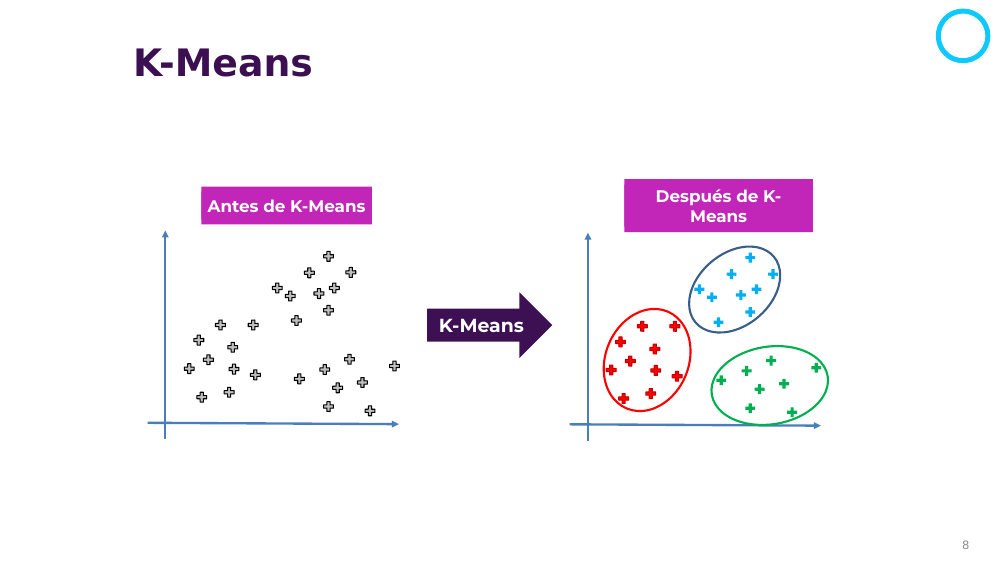
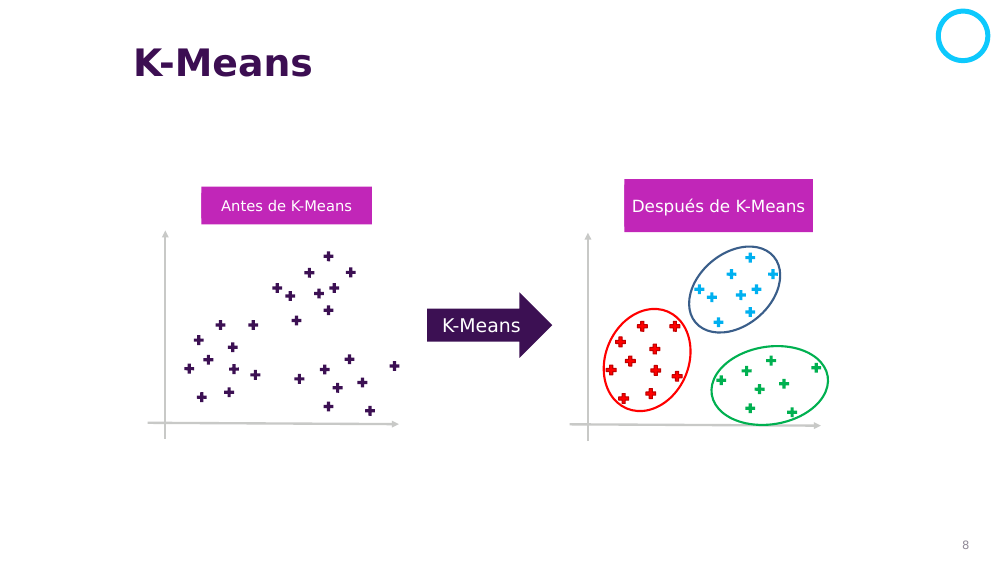
Before and after one commit to csameshiman/Axity_Curso_ML_2023, a slide deck: slide 8 of Diapositivas/Parte 04.Clustering/04_01_K-Means_Clustering.pptx. Drawn at 1008x567 pixels with LibreOffice and Linux fonts; fonts in the diff are those of the drawing; background and template pictures are left out. Boxes give left, top, right and bottom in pixels: in the first picture for what was removed or moved away, otherwise in the second. Text is boxed around its words. In the diff, an @@ line names an element or a change of style, - is before the commit and + after.

```diff
--- a/Diapositivas/Parte 04.Clustering/04_01_K-Means_Clustering.pptx
+++ b/Diapositivas/Parte 04.Clustering/04_01_K-Means_Clustering.pptx
@@ rectangle "Después de K-Means" at (625,179,813,232): font Montserrat to DejaVu Sans, bold off @@
@@ text "Antes de K-Means" at (221,200,352,212): size 16 to 14 pt, font Montserrat to DejaVu Sans, bold off @@
@@ arrow (166, 439) - (166, 231): stroke #4A7EBB 2.25 pt to #C8C9C7 2.25 pt @@
@@ arrow (588, 442) - (588, 233): stroke #4A7EBB 2.25 pt to #C8C9C7 2.25 pt @@
@@ rectangle "K-Means" at (427,310,536,341): font Montserrat to DejaVu Sans, bold off @@
@@ fill #BFBFBF to #3C1053; outline #000000 1 pt to none in 27 elements at (183,363,195,375), (202,354,215,366), (226,341,239,354), (192,334,205,347), (214,319,227,332), (228,363,241,375), (247,319,260,332), (223,386,236,399), (249,369,262,381), (195,391,208,403), (290,314,303,327), (271,282,284,295), (323,304,335,316), (284,289,297,302), (313,287,326,300), (303,267,316,279), (328,282,341,295), (323,250,335,263), (344,266,357,279), (343,353,356,366), (356,376,369,389), (332,382,344,394), (293,372,306,385), (363,404,376,417), (323,400,335,413), (319,363,332,376), (388,360,401,372) @@
@@ arrow (147, 423) - (399, 424): stroke #4A7EBB 2.25 pt to #C8C9C7 2.25 pt @@
@@ arrow (570, 424) - (821, 426): stroke #4A7EBB 2.25 pt to #C8C9C7 2.25 pt @@
```
Also in this commit, not shown: 24 other slides changed, 13 slides removed.
